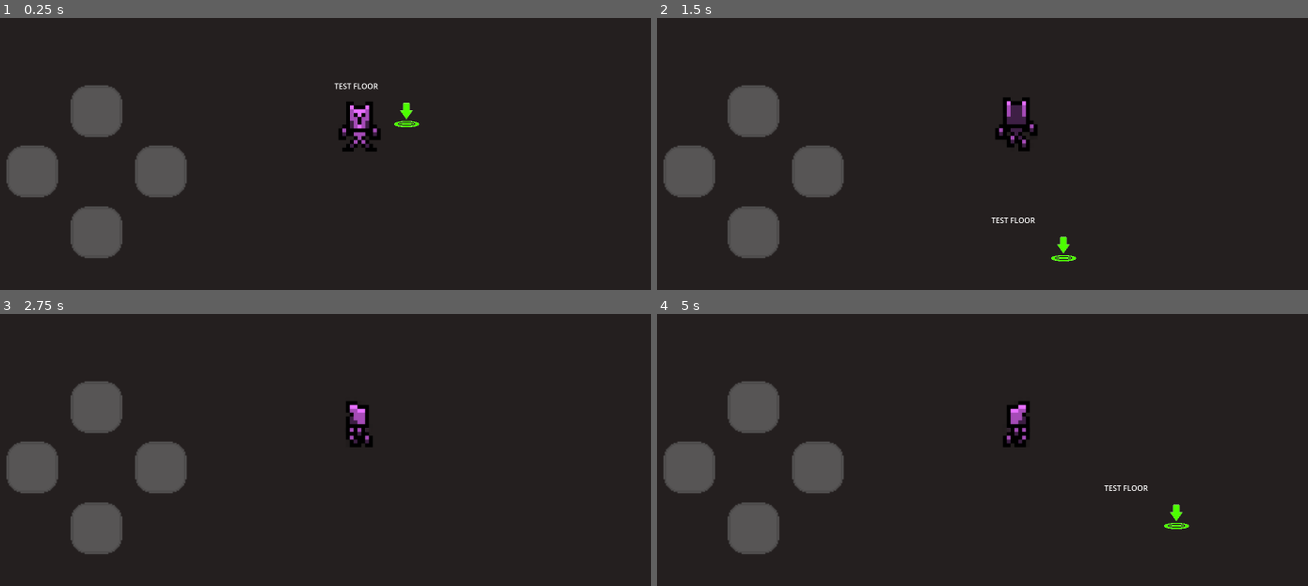
Above: before the commit, frames 1-4 (two rows, left to right).
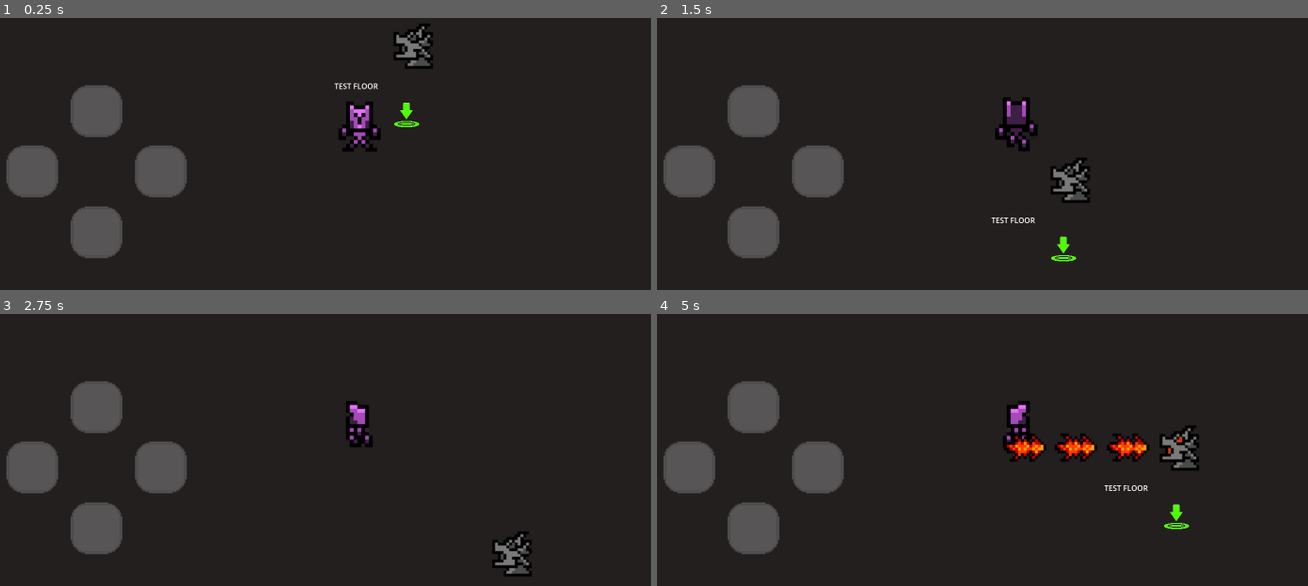
Above: after the commit, the same moments.

Repository: alain-cheng/MOBDEVE-MP
Game: Godot game, scene res://main.tscn
The game is run twice, just before and just after one commit, with the same random seed, the same clock (stepped at 60 frames per second) and the same inputs.
Inputs:
- Up to frame 1 (0.25 s): no input
- Up to frame 2 (1.5 s): hold Up (ui_up) from 0.53 s (still down)
- Up to frame 3 (2.75 s): release Up (ui_up) at 2.03 s; hold Left (ui_left) from 2.03 s (still down)
- Up to frame 4 (5 s): release Left (ui_left) at 3.53 s; hold Down (ui_down) 3.53-4.28 s; hold Right (ui_right) from 4.28 s (still down)

The runs differ from the first frame. In frame 1, 0.7% of the frame differs, in the area x 60-67%, y 2-19%; in frame 2, 0.6%; in frame 3, 0.7%; in frame 4, 1.9%, in the area x 53-84%, y 41-58%.
Error before the commit: Invalid call. Nonexistent function 'get' in base 'Nil'. (res://player/PlayerData.gd:29)

Commit message:
Added: Dragon Gargoyle Trap and Simple Player Detection (player kill function not implemented)

Diff:
--- a/app/src/main/assets/floors/testFloor/testFloor.tscn
+++ b/app/src/main/assets/floors/testFloor/testFloor.tscn
@@ -1,8 +1,9 @@
-[gd_scene load_steps=4 format=3 uid="uid://bcsve4j4aqcdx"]
+[gd_scene load_steps=5 format=3 uid="uid://bcsve4j4aqcdx"]
 
 [ext_resource type="Script" path="res://floors/testFloor/testFloor.gd" id="1_nxxbc"]
 [ext_resource type="PackedScene" uid="uid://btymg45ij342p" path="res://player/Player.tscn" id="2_2g7rh"]
 [ext_resource type="PackedScene" uid="uid://owiom6kwwpmy" path="res://environment/interactive/end_point/End_Point.tscn" id="3_nxc6h"]
+[ext_resource type="PackedScene" uid="uid://42v35pmaar3w" path="res://traps/DragonGargoyle.tscn" id="4_nytpu"]
 
 [node name="FloorTemplate" type="Node2D"]
 script = ExtResource("1_nxxbc")
@@ -21,3 +22,6 @@
 
 [node name="EndPoint" parent="." instance=ExtResource("3_nxc6h")]
 position = Vector2(722, 343)
+
+[node name="DragonGargoyle" parent="." instance=ExtResource("4_nytpu")]
+position = Vector2(730, 202)
--- a/app/src/main/assets/main.gd
+++ b/app/src/main/assets/main.gd
@@ -7,7 +7,7 @@
 	#for floors like "floor_b(floor_number)_(variation)(a,b,c... for difficulty levels)"
 
 	#Initialize data
-	PlayerData.initData()
+	#PlayerData.initData()
 
 	#Move to another scene based on taboo + tabooBonus
 	PlayerData.lastFloor = true #DEBUG
--- /dev/null
+++ b/app/src/main/assets/traps/DragonGargoyle.gd
@@ -0,0 +1,28 @@
+extends CharacterBody2D
+
+@onready var animation = get_node("AnimatedSprite2D")
+var attack = false
+
+# Called when the node enters the scene tree for the first time.
+func _ready():
+	animation.play("idle")
+
+
+# Called every frame. 'delta' is the elapsed time since the previous frame.
+func _process(delta):
+	if attack == true:
+		animation.play("attack")
+		$PlayerDetection/Flame.visible = not $PlayerDetection/Flame.visible
+	else:
+		$PlayerDetection/Flame.visible = false
+		animation.play("idle")
+
+
+func _on_player_detection_body_entered(body):
+	if body.name == "Player":
+		attack = true
+
+
+func _on_player_detection_body_exited(body):
+	if body.name == "Player":
+		attack = false
--- /dev/null
+++ b/app/src/main/assets/traps/DragonGargoyle.tscn
@@ -0,0 +1,87 @@
+[gd_scene load_steps=10 format=3 uid="uid://42v35pmaar3w"]
+
+[ext_resource type="Script" path="res://traps/DragonGargoyle.gd" id="1_teck1"]
+[ext_resource type="Texture2D" uid="uid://c7mom37ybdjqq" path="res://sprites/traps/DragonGargoyle/DragonGargoyle.png" id="2_bjwvy"]
+
+[sub_resource type="RectangleShape2D" id="RectangleShape2D_acs4f"]
+size = Vector2(96, 18)
+
+[sub_resource type="AtlasTexture" id="AtlasTexture_abx6v"]
+atlas = ExtResource("2_bjwvy")
+region = Rect2(232, 0, 116, 115)
+
+[sub_resource type="AtlasTexture" id="AtlasTexture_2wi80"]
+atlas = ExtResource("2_bjwvy")
+region = Rect2(116, 0, 116, 115)
+
+[sub_resource type="SpriteFrames" id="SpriteFrames_eayo0"]
+animations = [{
+"frames": [{
+"duration": 1.0,
+"texture": SubResource("AtlasTexture_abx6v")
+}],
+"loop": true,
+"name": &"attack",
+"speed": 5.0
+}, {
+"frames": [{
+"duration": 1.0,
+"texture": SubResource("AtlasTexture_2wi80")
+}],
+"loop": true,
+"name": &"idle",
+"speed": 5.0
+}]
+
+[sub_resource type="RectangleShape2D" id="RectangleShape2D_g5iku"]
+size = Vector2(320, 61)
+
+[sub_resource type="AtlasTexture" id="AtlasTexture_h2l87"]
+atlas = ExtResource("2_bjwvy")
+region = Rect2(0, 0, 116, 115)
+
+[sub_resource type="SpriteFrames" id="SpriteFrames_7vxa3"]
+animations = [{
+"frames": [{
+"duration": 1.0,
+"texture": SubResource("AtlasTexture_h2l87")
+}],
+"loop": true,
+"name": &"default",
+"speed": 5.0
+}]
+
+[node name="DragonGargoyle" type="CharacterBody2D"]
+script = ExtResource("1_teck1")
+
+[node name="CollisionShape2D" type="CollisionShape2D" parent="."]
+position = Vector2(-2, 36)
+shape = SubResource("RectangleShape2D_acs4f")
+
+[node name="AnimatedSprite2D" type="AnimatedSprite2D" parent="."]
+position = Vector2(0, -1)
+sprite_frames = SubResource("SpriteFrames_eayo0")
+animation = &"attack"
+
+[node name="PlayerDetection" type="Area2D" parent="."]
+position = Vector2(-6, 7)
+
+[node name="CollisionShape2D" type="CollisionShape2D" parent="PlayerDetection"]
+position = Vector2(-210, -13.5)
+shape = SubResource("RectangleShape2D_g5iku")
+
+[node name="Flame" type="AnimatedSprite2D" parent="PlayerDetection"]
+visible = false
+position = Vector2(-110, -9)
+sprite_frames = SubResource("SpriteFrames_7vxa3")
+
+[node name="Flame" type="AnimatedSprite2D" parent="PlayerDetection/Flame"]
+position = Vector2(-111, 0)
+sprite_frames = SubResource("SpriteFrames_7vxa3")
+
+[node name="Flame" type="AnimatedSprite2D" parent="PlayerDetection/Flame/Flame"]
+position = Vector2(-108, 0)
+sprite_frames = SubResource("SpriteFrames_7vxa3")
+
+[connection signal="body_entered" from="PlayerDetection" to="." method="_on_player_detection_body_entered"]
+[connection signal="body_exited" from="PlayerDetection" to="." method="_on_player_detection_body_exited"]
Binary file added: app/src/main/assets/sprites/traps/DragonGargoyle/DragonGargoyle.png
Not shown, added: app/src/main/assets/sprites/traps/DragonGargoyle/DragonGargoyle.png.import
Not shown, changed: app/src/main/assets/Taboo(Embed).pck
